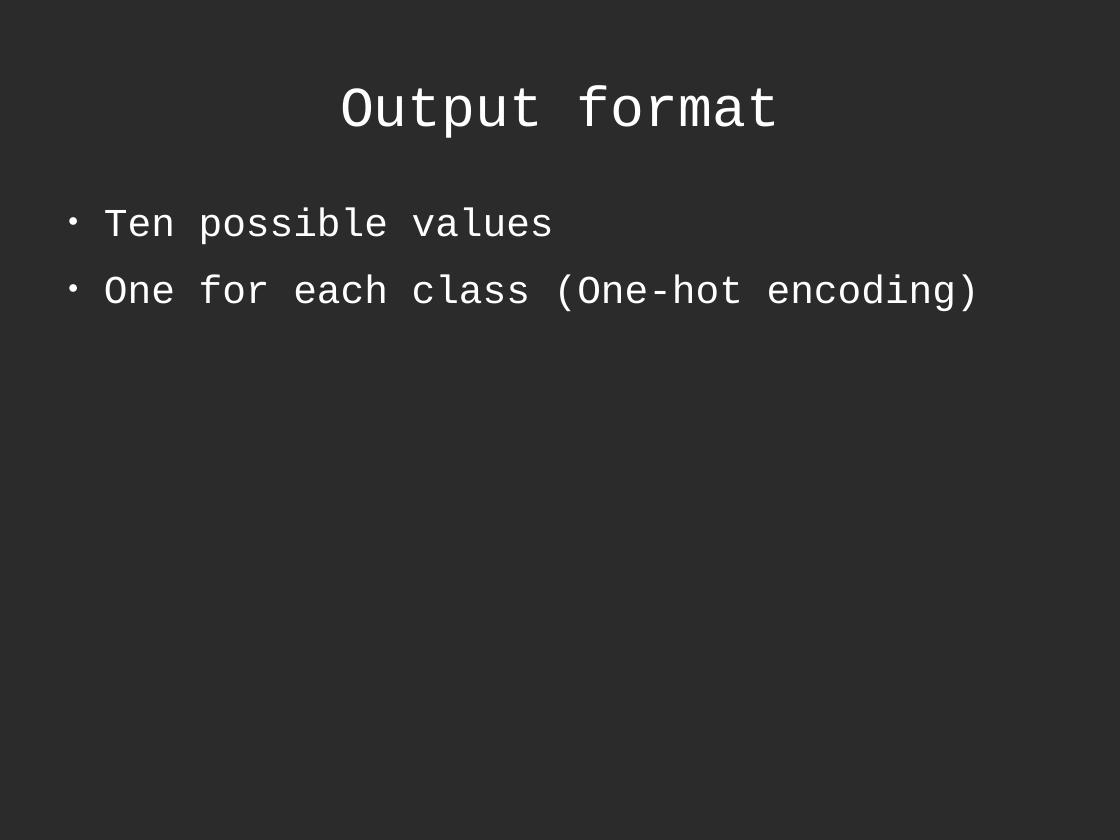
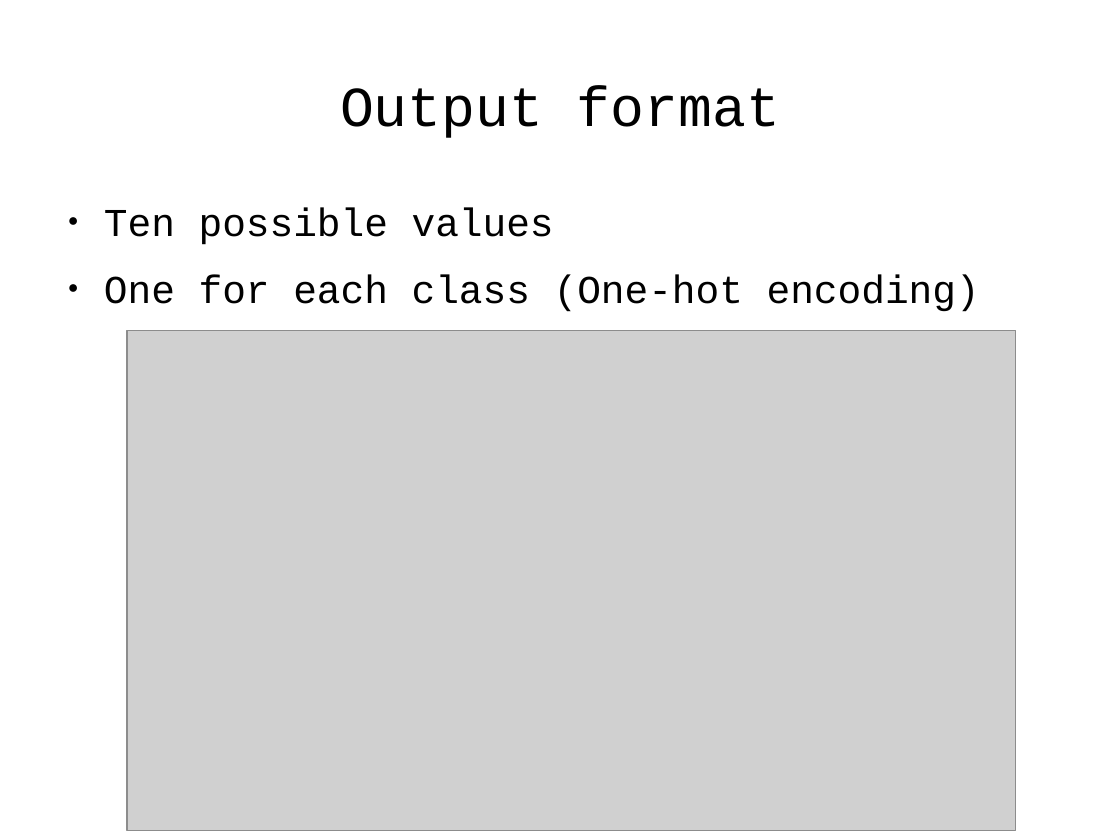
Before and after one commit to antonio-petrillo/ProgettoNNDL, a slide deck: slide 6 of presentation/presentazione.odp. Drawn at 1120x840 pixels with LibreOffice and Linux fonts; fonts in the diff are those of the drawing; grey boxes stand for pictures; background and template pictures are left out; a plain dark background stands for a picture behind light text. Boxes give left, top, right and bottom in pixels: in the first picture for what was removed or moved away, otherwise in the second. Text is boxed around its words. In the diff, an @@ line names an element or a change of style, - is before the commit and + after.

```diff
--- a/presentation/presentazione.odp
+++ b/presentation/presentazione.odp
@@ background picture (left out) to #FFFFFF @@
@@ title "Output format" at <box>340,85,780,138</box>: text colour #FFFFFF to #000000 @@
@@ text "Ten possible values" at <box>104,207,980,312</box>: text colour #FFFFFF to #000000; bullet colour #FFFFFF to #000000 @@
@@ picture added at <box>127,330,1016,830</box> @@
```
Also in this commit, not shown: 8 other slides changed, 5 slides added, 5 slides removed, 2 other files.
